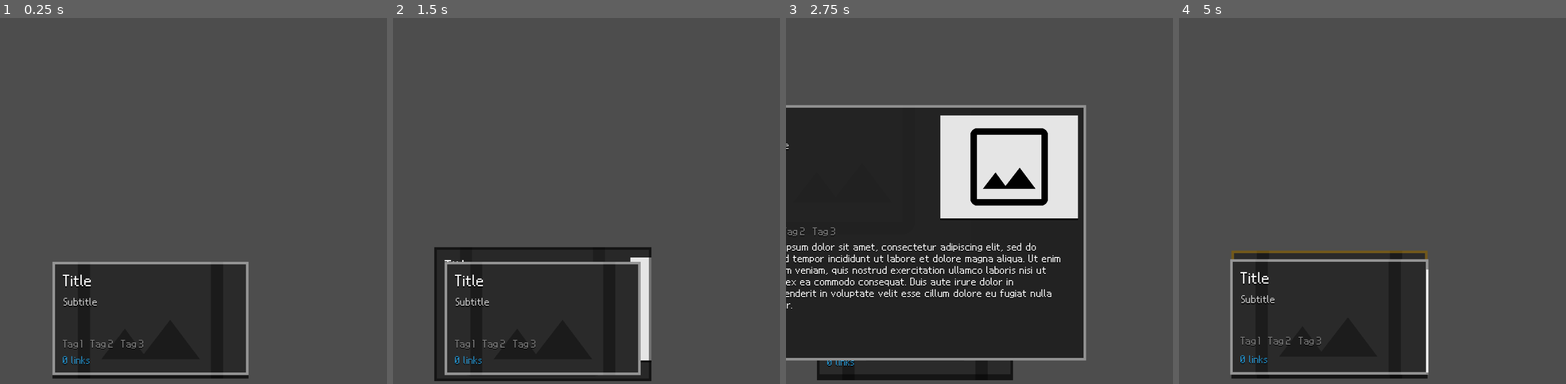
Above: before the commit, frames 1-4 (left to right).
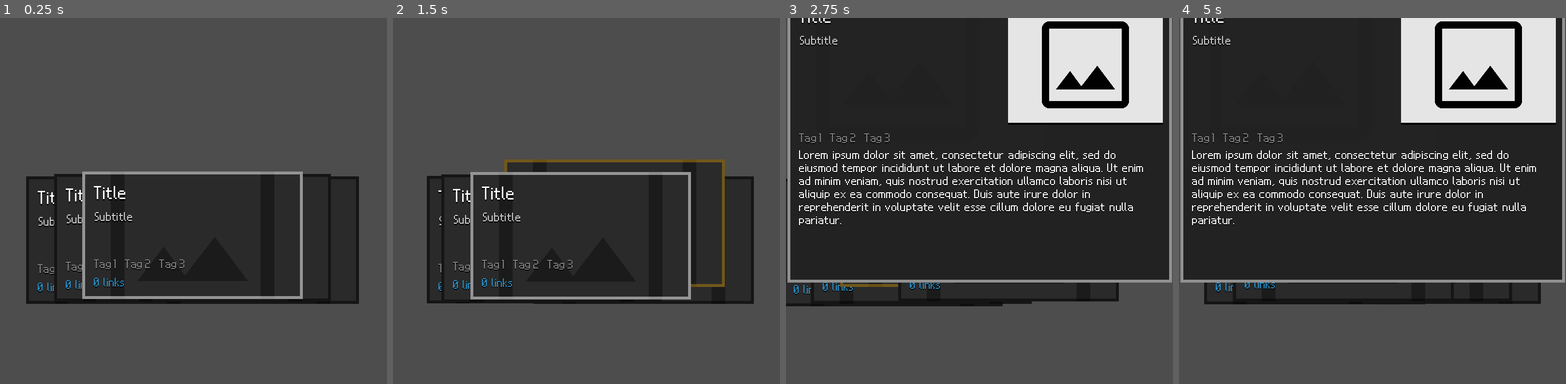
Above: after the commit, the same moments.

Repository: sjerpsthomas/job-hunter
Game: Godot game, scene res://screen/main/main_screen.tscn
Two runs of this game, one before a commit and one after it. Both use one fixed random seed, a clock stepped at 60 frames per second and the inputs below. This scene is started directly instead of the project's main scene.
Inputs (mouse positions are in pixels of both pictures, inside the frame that each line leads up to):
- Up to frame 1 (0.25 s): no input
- Up to frame 2 (1.5 s): move the mouse to (671, 190) at 0.52 s; hold Right (ui_right) 0.53-1.28 s; hold I (ui_card_info) 0.53-1.28 s; click (671, 190) at 0.67 s; tap Space (ui_accept) at 0.77, 1.07 s; tap Shift (ui_card_shift, bound only after the commit) at 0.8, 1.35 s; move the mouse to (509, 230) at 1.27 s; hold Left (ui_left) from 1.28 s (still down)
- Up to frame 3 (2.75 s): tap Space (ui_accept) at 1.52, 1.55, 1.82 s; move the mouse to (1018, 127) at 2.02 s; release Left (ui_left) at 2.03 s; hold Right (ui_right) from 2.03 s (still down); hold Space (ui_accept) from 2.03 s (still down); tap I (ui_card_info) at 2.3 s
- Up to frame 4 (5 s): move the mouse to (1353, 288) at 2.77 s; release Space (ui_accept) at 2.78 s; click (1353, 288) at 2.85 s; tap Space (ui_accept) at 3.02, 3.32, 3.77, 3.8, 4.07, 4.52, 4.82 s; tap Shift (ui_card_shift, bound only after the commit) at 3.05, 4.35 s; move the mouse to (1488, 270) at 3.52 s; release Right (ui_right) at 3.53 s; hold I (ui_card_info) 3.53-4.28 s; hold Left (ui_left) from 3.53 s (still down); move the mouse to (1256, 153) at 4.27 s; tap I (ui_card_info) at 4.55 s

The runs differ from the first frame. In frame 1, 37% of the frame differs, in the area x 6-93%, y 41-99%; in frame 2, 37%; in frame 3, 66%; in frame 4, 81%, in the area x 0-100%, y 0-99%.
Error before the commit: Out of bounds get index '-1' (on base: 'Array[PortfolioItem]') (res://screen/main/cards.gd:21)
Error after the commit: Out of bounds get index '-1' (on base: 'Array[PortfolioItem]') (res://screen/main/cards.gd:24)

Commit message:
Add card shifting

Diff:
--- a/core/card/card.gd
+++ b/core/card/card.gd
@@ -26,6 +26,8 @@
 
 var position_offset := Vector2()
 
+@onready var target_move_position := position
+
 
 signal clicked
 
@@ -51,6 +53,8 @@
 	var target_position_offset := Vector2(0, -30 * int(picked and collapsed) - 200 * int(not collapsed))
 
 	position_offset = position_offset.lerp(target_position_offset, 0.2)
+
+	position = position.lerp(target_move_position, 0.2)
 
 	panel.size = panel.size.lerp(target_size, 0.15)
 	panel.position = -panel.size / 2 + position_offset
--- a/project.godot
+++ b/project.godot
@@ -22,8 +22,8 @@
 
 [display]
 
-window/size/viewport_width=900
-window/size/viewport_height=900
+window/size/viewport_width=800
+window/size/viewport_height=800
 
 [gui]
 
@@ -54,3 +54,8 @@
 "events": [Object(InputEventKey,"resource_local_to_scene":false,"resource_name":"","device":-1,"window_id":0,"alt_press …(195 unchanged characters)…
 ]
 }
+ui_card_shift={
+"deadzone": 0.2,
+"events": [Object(InputEventKey,"resource_local_to_scene":false,"resource_name":"","device":-1,"window_id":0,"alt_pressed":false,"shift_pressed":false,"ctrl_pressed":false,"meta_pressed":false,"pressed":false,"keycode":0,"physical_keycode":4194325,"key_label":0,"unicode":0,"location":0,"echo":false,"script":null)
+]
+}
--- a/screen/main/cards.gd
+++ b/screen/main/cards.gd
@@ -3,12 +3,15 @@
 var card_id := 0
 var cards: Array[Card]
 
+const CARD_COUNT := 5
+
 
 func _ready() -> void:
-	for i in range(5):
+	for i in range(CARD_COUNT):
 		add_random_card()
 
-	set_card_id(2)
+	@warning_ignore("integer_division")
+	set_card_id(CARD_COUNT / 2)
 
 
 func add_random_card() -> void:
@@ -21,7 +24,6 @@
 	card.initialize(PortfolioItemsCollection.portfolio_items[randi_range(0, size - 1)])
 
 	card.collapse()
-	card.position.x = 50 * (cards.size() - 1)
 
 
 func discard_and_redraw() -> void:
@@ -32,19 +34,16 @@
 
 	cards.assign(cards.filter(func(it: Card): return not it.picked))
 
-	for i in range(cards.size()):
-		var card := cards[i]
-		card.position.x = 50 * i
-
-	while cards.size() < 5:
+	while cards.size() < CARD_COUNT:
 		add_random_card()
 
-	set_card_id(2)
+	@warning_ignore("integer_division")
+	set_card_id(CARD_COUNT / 2)
 
 
 # -
 func _process(_delta: float) -> void:
-	var res_pos := Vector2(450 - 50 * card_id, 700)
+	var res_pos := Vector2(400 - 60 * card_id, 450)
 
 	position = position.lerp(res_pos, 0.25)
 
@@ -59,11 +58,15 @@
 		get_viewport().set_input_as_handled()
 
 	elif event.is_action_pressed("ui_card_info"):
-		reveal_card(get_child(card_id))
+		reveal_card(cards[card_id])
+		get_viewport().set_input_as_handled()
+
+	elif event.is_action_pressed("ui_card_shift"):
+		shift_card(card_id)
 		get_viewport().set_input_as_handled()
 
 	elif event.is_action_pressed("ui_accept"):
-		pick_card(get_child(card_id))
+		pick_card(cards[card_id])
 		get_viewport().set_input_as_handled()
 
 
@@ -75,7 +78,8 @@
 		var card := cards[i]
 		card.z_index = -absi(i - card_id)
 
-		card.position.y = 4 * absi(i - card_id)
+		card.target_move_position.x = 60 * i
+		card.target_move_position.y = 5 * absi(i - card_id)
 
 		card.set_border(i == card_id)
 
@@ -108,3 +112,11 @@
 		card.picked = false
 	else:
 		card.picked = true
+
+func shift_card(card_index: int) -> void:
+	var card := cards[card_index]
+
+	cards.remove_at(card_index)
+	cards.push_front(card)
+
+	set_card_id(card_id)
--- a/screen/main/main_screen.tscn
+++ b/screen/main/main_screen.tscn
@@ -19,7 +19,7 @@
 
 [node name="Cards" type="Node2D" parent="SubViewportContainer/SubViewport"]
 unique_name_in_owner = true
-position = Vector2(350, 700)
+position = Vector2(450, 450)
 script = ExtResource("2_81sca")
 
 [node name="CardSequenceTexts" type="Node2D" parent="."]
